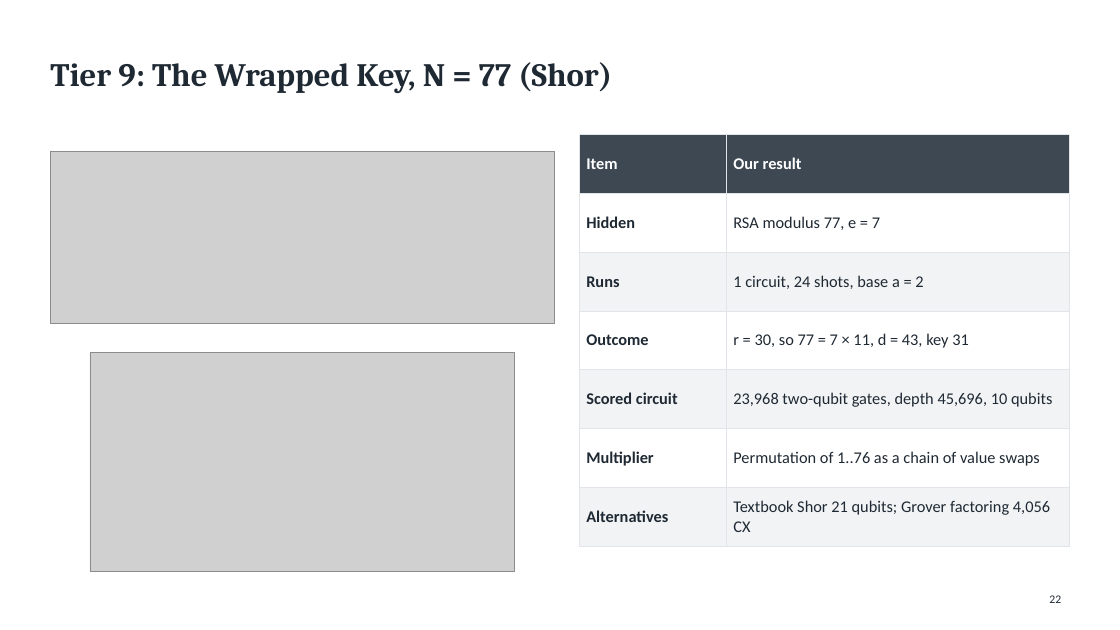
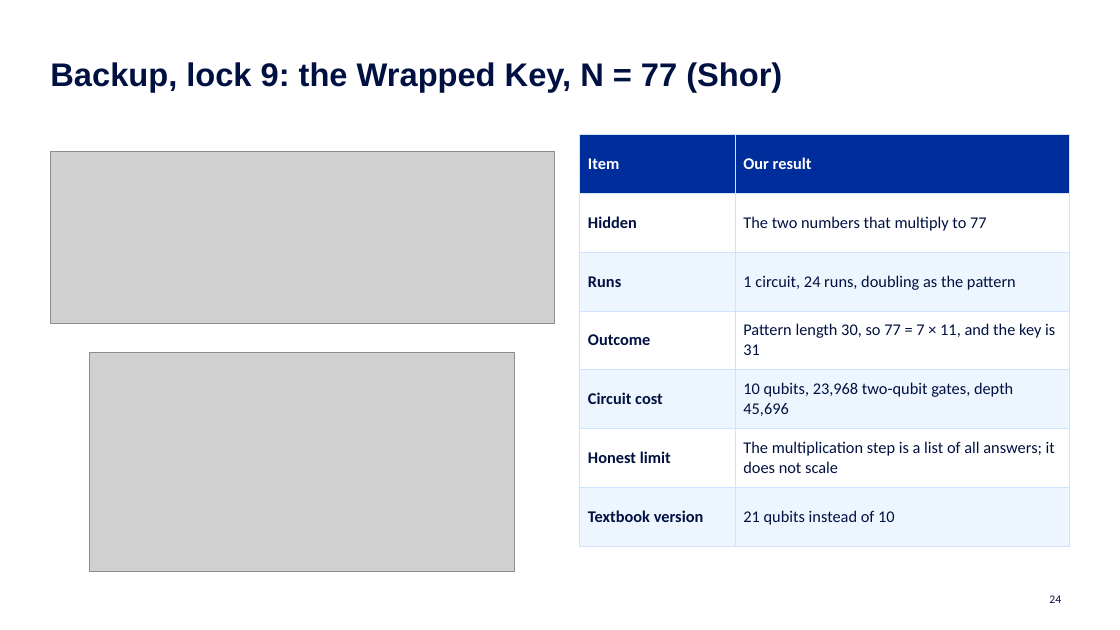
Before and after one commit to QuantumCryptography-at-Qiskit-OSU/Submission, a slide deck: slide 24 of slides/Cryptographers.pptx (slide 22 before the commit). Drawn at 1120x630 pixels with LibreOffice and Linux fonts; fonts in the diff are those of the drawing; grey boxes stand for pictures. Boxes give left, top, right and bottom in pixels: in the first picture for what was removed or moved away, otherwise in the second. Text is boxed around its words. In the diff, an @@ line names an element or a change of style, - is before the commit and + after.

```diff
--- a/slides/Cryptographers.pptx
+++ b/slides/Cryptographers.pptx
@@ title at box(50, 62, 782, 92): text changed; font Cambria to Arial; text colour #1F2933 to #001141 @@
-Tier 9: The Wrapped Key, N = 77 (Shor)
+Backup, lock 9: the Wrapped Key, N = 77 (Shor)
@@ table at box(580, 134, 1070, 529) @@
-row 2, column 2: RSA modulus 77, e = 7
+row 2, column 2: The two numbers that multiply to 77
-row 3, column 2: 1 circuit, 24 shots, base a = 2
+row 3, column 2: 1 circuit, 24 runs, doubling as the pattern
-row 4, column 2: r = 30, so 77 = 7 × 11, d = 43, key 31
+row 4, column 2: Pattern length 30, so 77 = 7 × 11, and the key is 31
-row 5, column 1: Scored circuit
+row 5, column 1: Circuit cost
-row 5, column 2: 23,968 two-qubit gates, depth 45,696, 10 qubits
+row 5, column 2: 10 qubits, 23,968 two-qubit gates, depth 45,696
-row 6, column 1: Multiplier
+row 6, column 1: Honest limit
-row 6, column 2: Permutation of 1..76 as a chain of value swaps
+row 6, column 2: The multiplication step is a list of all answers; it does not scale
-row 7, column 1: Alternatives
+row 7, column 1: Textbook version
-row 7, column 2: Textbook Shor 21 qubits; Grover factoring 4,056 CX
+row 7, column 2: 21 qubits instead of 10
@@ fill #3D4852 to #002D9C in row 1 @@
@@ fill #F1F3F5 to #EDF5FF in 6 cells @@
@@ text colour #1F2933 to #001141 in "Hidden", "Runs", "Outcome" @@
@@ borders changed @@
@@ page number at box(1049, 595, 1061, 603): text changed; text colour #1F2933 to #001141 @@
-22
+24
```
Also in this commit, not shown: 17 other slides changed, 7 slides added, 5 slides removed, 16 other files.
